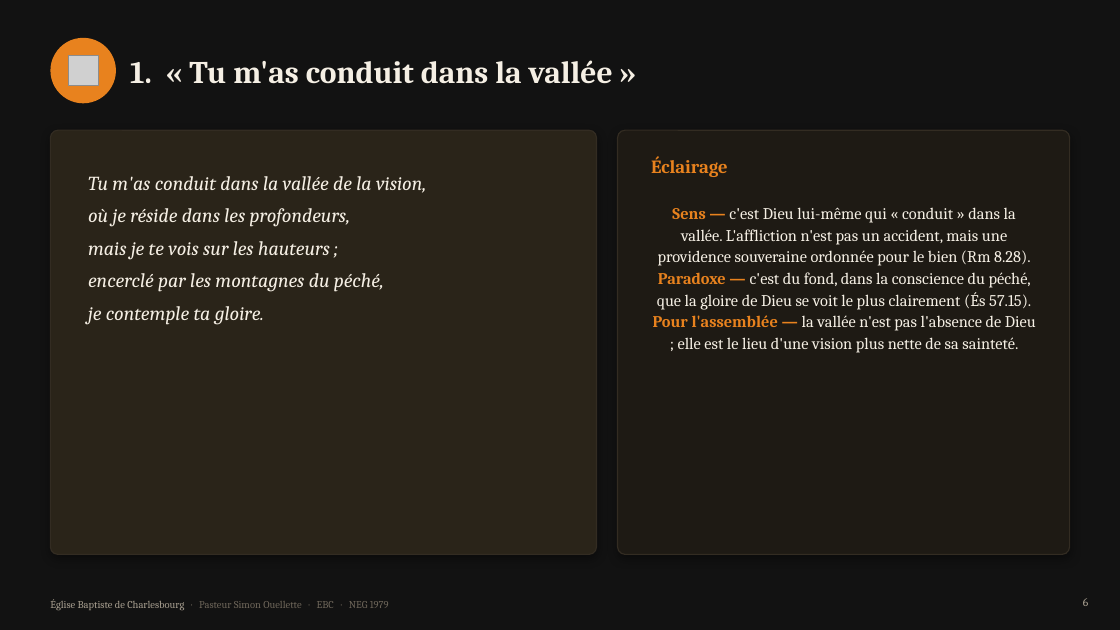
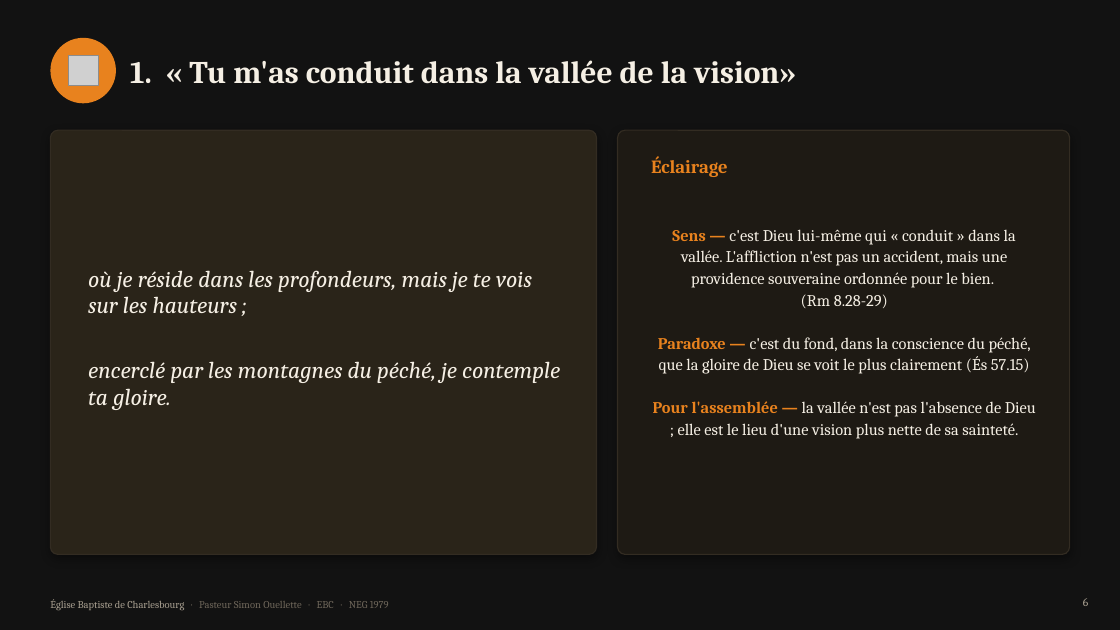
Before and after one commit to agbruneau/Biblique, a slide deck: slide 6 of La-Vallee-de-la-Vision-Etude-biblique.pptx. Drawn at 1120x630 pixels with LibreOffice and Linux fonts; fonts in the diff are those of the drawing; grey boxes stand for pictures. Boxes give left, top, right and bottom in pixels: in the first picture for what was removed or moved away, otherwise in the second. Text is boxed around its words. In the diff, an @@ line names an element or a change of style, - is before the commit and + after.

```diff
--- a/La-Vallee-de-la-Vision-Etude-biblique.pptx
+++ b/La-Vallee-de-la-Vision-Etude-biblique.pptx
@@ text at (130, 60, 796, 84): text changed @@
-1. « Tu m'as conduit dans la vallée »
+1. « Tu m'as conduit dans la vallée de la vision»
@@ text at (658, 229, 1031, 374): text changed @@
-Sens — c'est Dieu lui-même qui « conduit » dans la vallée. L'affliction n'est pas un accident, mais une providence souveraine ordonnée pour le bien (Rm 8.28).
-Paradoxe — c'est du fond, dans la conscience du péché, que la gloire de Dieu se voit le plus clairement (És 57.15).
+Sens — c'est Dieu lui-même qui « conduit » dans la vallée. L'affliction n'est pas un accident, mais une providence souveraine ordonnée pour le bien.
+(Rm 8.28-29)
+Paradoxe — c'est du fond, dans la conscience du péché, que la gloire de Dieu se voit le plus clairement (És 57.15)
@@ text at (88, 270, 560, 410): text changed; size 17 to 20 pt @@
-Tu m'as conduit dans la vallée de la vision,
-où je réside dans les profondeurs,
-mais je te vois sur les hauteurs ;
-encerclé par les montagnes du péché,
-je contemple ta gloire.
+où je réside dans les profondeurs, mais je te vois sur les hauteurs ;
+encerclé par les montagnes du péché, je contemple ta gloire.
```
Also in this commit, not shown: 2 other slides changed.
